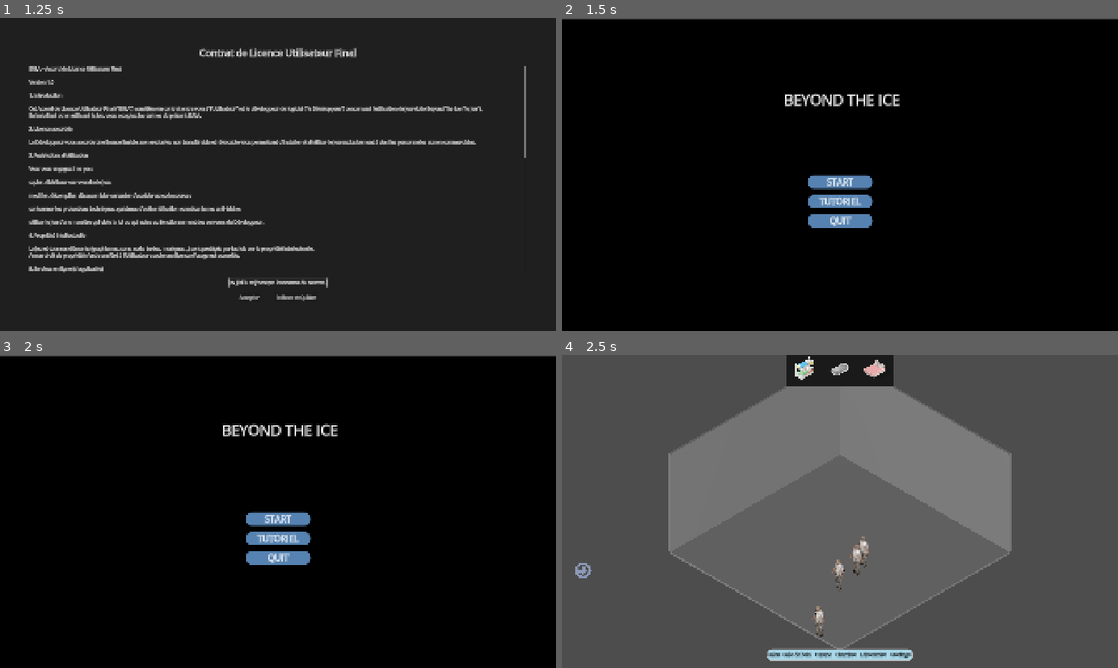
Above: before the commit, frames 1-4 (two rows, left to right).
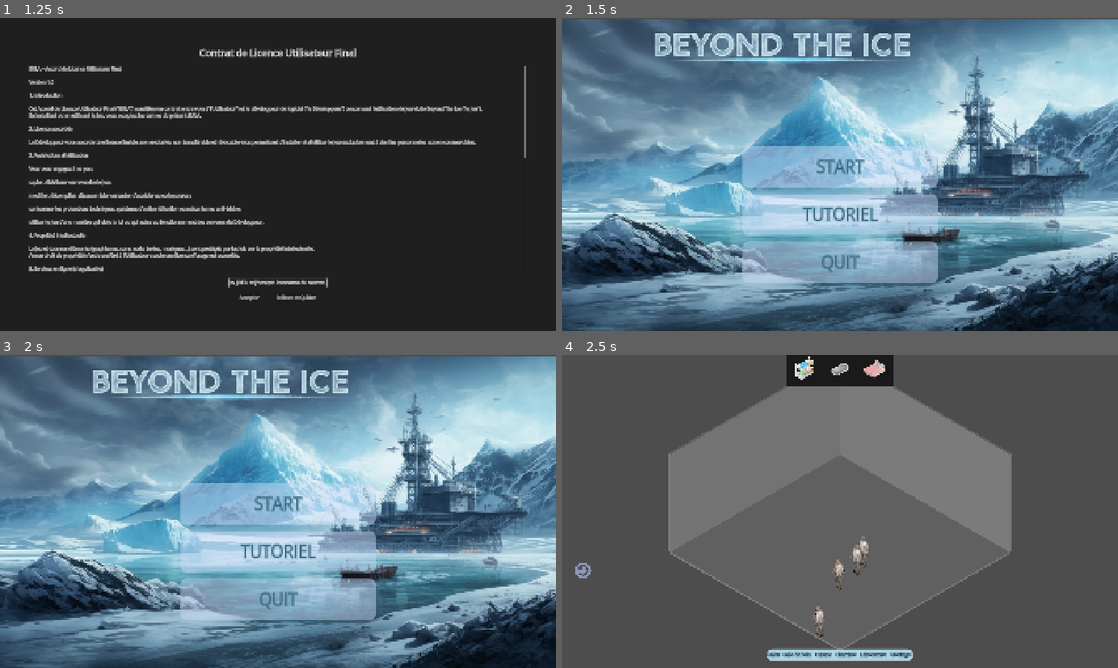
Above: after the commit, the same moments.

Repository: ygr671/beyond-the-ice
Game: Godot game, scene res://Scenes/boot.tscn
Same seed, same stepped clock (60 frames per second), same inputs: the game is played once before the commit and once after it.
Inputs:
- Up to frame 1 (1.25 s): click "J'ai lu et j'accepte les term…" at 0.5 s
- Up to frame 2 (1.5 s): click "Accepter" at 1.25 s
- Up to frame 3 (2 s): no input
- Up to frame 4 (2.5 s): click "START" at 2 s

Frame 1 is identical in both runs. In frame 2, 99% of the frame differs, in the area x 0-100%, y 0-100%; in frame 3, 99%; in frame 4, nothing differs.

Commit message:
meilleur ecran de chargement

Diff:
--- a/Scenes/MainMenu.tscn
+++ b/Scenes/MainMenu.tscn
@@ -1,26 +1,10 @@
-[gd_scene load_steps=17 format=3 uid="uid://db51o88uxdxf7"]
+[gd_scene load_steps=12 format=3 uid="uid://db51o88uxdxf7"]
 
 [ext_resource type="Script" uid="uid://d3pdk5x7ot8qo" path="res://Scripts/menu_principal.gd" id="1_853f1"]
-[ext_resource type="Script" uid="uid://bahgxce5lcc2" path="res://Scripts/title.gd" id="2_8saeu"]
-
-[sub_resource type="Gradient" id="Gradient_gmcsc"]
-offsets = PackedFloat32Array(0.89880955)
-colors = PackedColorArray(0, 0, 0, 1)
-
-[sub_resource type="GradientTexture1D" id="GradientTexture1D_ul6ys"]
-gradient = SubResource("Gradient_gmcsc")
-
-[sub_resource type="SystemFont" id="SystemFont_n806c"]
-
-[sub_resource type="FontVariation" id="FontVariation_liwpa"]
-base_font = SubResource("SystemFont_n806c")
-
-[sub_resource type="LabelSettings" id="LabelSettings_ns3he"]
-font = SubResource("FontVariation_liwpa")
-font_size = 50
+[ext_resource type="Texture2D" uid="uid://bgrnqam85e464" path="res://Import/Icon/image bien.png" id="2_853f1"]
 
 [sub_resource type="StyleBoxFlat" id="StyleBoxFlat_n806c"]
-bg_color = Color(0.3372549, 0.50980395, 0.69411767, 1)
+bg_color = Color(0.79607844, 0.85882354, 0.972549, 0.4745098)
 corner_radius_top_left = 20
 corner_radius_top_right = 20
 corner_radius_bottom_right = 20
@@ -51,7 +35,7 @@
 corner_radius_bottom_left = 20
 
 [sub_resource type="StyleBoxFlat" id="StyleBoxFlat_h33ay"]
-bg_color = Color(0.3372549, 0.50980395, 0.69411767, 1)
+bg_color = Color(0.79607844, 0.85882354, 0.972549, 0.4745098)
 corner_radius_top_left = 20
 corner_radius_top_right = 20
 corner_radius_bottom_right = 20
@@ -82,7 +66,7 @@
 corner_radius_bottom_left = 20
 
 [sub_resource type="StyleBoxFlat" id="StyleBoxFlat_ll0w1"]
-bg_color = Color(0.3372549, 0.50980395, 0.69411767, 1)
+bg_color = Color(0.79607844, 0.85882354, 0.972549, 0.4745098)
 corner_radius_top_left = 20
 corner_radius_top_right = 20
 corner_radius_bottom_right = 20
@@ -122,27 +106,11 @@
 anchor_right = 1.0
 anchor_bottom = 1.0
 offset_top = 3.0
+offset_right = 8.0
 offset_bottom = 3.0
 grow_horizontal = 2
 grow_vertical = 2
-texture = SubResource("GradientTexture1D_ul6ys")
-
-[node name="title" type="Label" parent="."]
-layout_mode = 1
-anchors_preset = 5
-anchor_left = 0.5
-anchor_right = 0.5
-offset_left = -488.0
-offset_top = 184.0
-offset_right = 499.0
-offset_bottom = 300.0
-grow_horizontal = 2
-theme_override_colors/font_color = Color(0.9062946, 0.9030634, 0.8064097, 1)
-theme_override_font_sizes/font_size = 50
-text = "BEYOND THE ICE"
-label_settings = SubResource("LabelSettings_ns3he")
-horizontal_alignment = 1
-script = ExtResource("2_8saeu")
+texture = ExtResource("2_853f1")
 
 [node name="VBoxContainer" type="VBoxContainer" parent="."]
 layout_mode = 1
@@ -151,21 +119,22 @@
 anchor_top = 0.5
 anchor_right = 0.5
 anchor_bottom = 0.5
-offset_left = -111.0
-offset_top = -3.0
-offset_right = 112.0
-offset_bottom = 175.14813
+offset_left = -337.0
+offset_top = -97.00003
+offset_right = 338.0
+offset_bottom = 331.74268
 grow_horizontal = 2
 grow_vertical = 2
-scale = Vector2(1, 1.0799999)
+scale = Vector2(1, 1.103226)
 theme_override_constants/separation = 20
 alignment = 1
 
 [node name="start_btn" type="Button" parent="VBoxContainer"]
 layout_mode = 2
+size_flags_vertical = 3
 focus_mode = 0
-theme_override_colors/font_color = Color(1, 1, 1, 1)
-theme_override_font_sizes/font_size = 30
+theme_override_colors/font_color = Color(0.22745098, 0.41568628, 0.5019608, 1)
+theme_override_font_sizes/font_size = 55
 theme_override_styles/normal = SubResource("StyleBoxFlat_n806c")
 theme_override_styles/pressed = SubResource("StyleBoxFlat_liwpa")
 theme_override_styles/hover = SubResource("StyleBoxFlat_5pxfp")
@@ -173,9 +142,10 @@
 
 [node name="tutorial" type="Button" parent="VBoxContainer"]
 layout_mode = 2
+size_flags_vertical = 3
 focus_mode = 0
-theme_override_colors/font_color = Color(1, 1, 1, 1)
-theme_override_font_sizes/font_size = 30
+theme_override_colors/font_color = Color(0.22745098, 0.41568628, 0.5019608, 1)
+theme_override_font_sizes/font_size = 55
 theme_override_styles/normal = SubResource("StyleBoxFlat_h33ay")
 theme_override_styles/pressed = SubResource("StyleBoxFlat_kbxwo")
 theme_override_styles/hover = SubResource("StyleBoxFlat_x57wl")
@@ -183,9 +153,10 @@
 
 [node name="quit_btn" type="Button" parent="VBoxContainer"]
 layout_mode = 2
+size_flags_vertical = 3
 focus_mode = 0
-theme_override_colors/font_color = Color(1, 1, 1, 1)
-theme_override_font_sizes/font_size = 30
+theme_override_colors/font_color = Color(0.22745098, 0.41568628, 0.5019608, 1)
+theme_override_font_sizes/font_size = 55
 theme_override_styles/normal = SubResource("StyleBoxFlat_ll0w1")
 theme_override_styles/pressed = SubResource("StyleBoxFlat_g85l6")
 theme_override_styles/hover = SubResource("StyleBoxFlat_80s3h")
Binary file added: Import/Icon/home_screen.png
Not shown, added: Import/Icon/home_screen.png.import
Binary file added: Import/Icon/image bien.png
Not shown, added: Import/Icon/image bien.png.import
